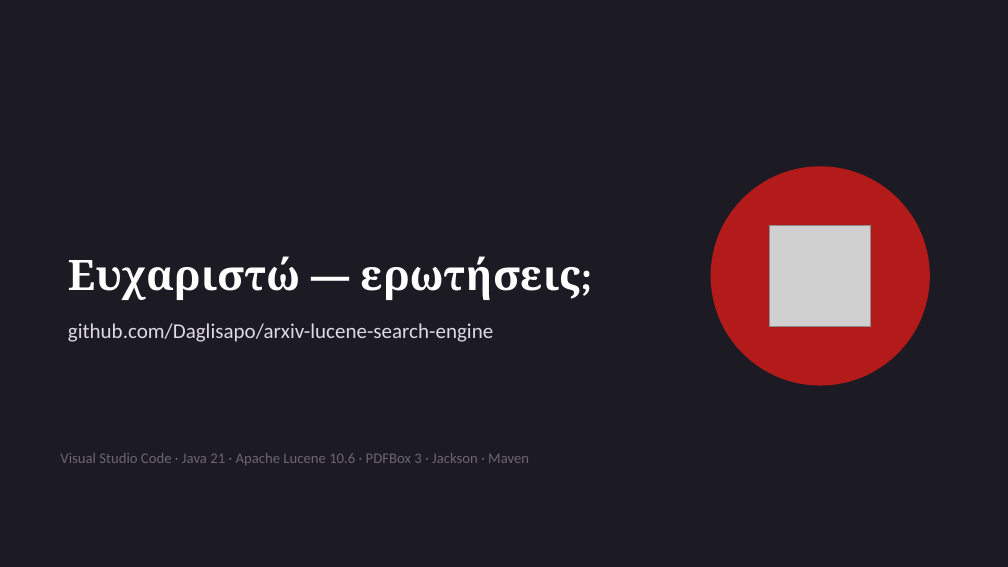
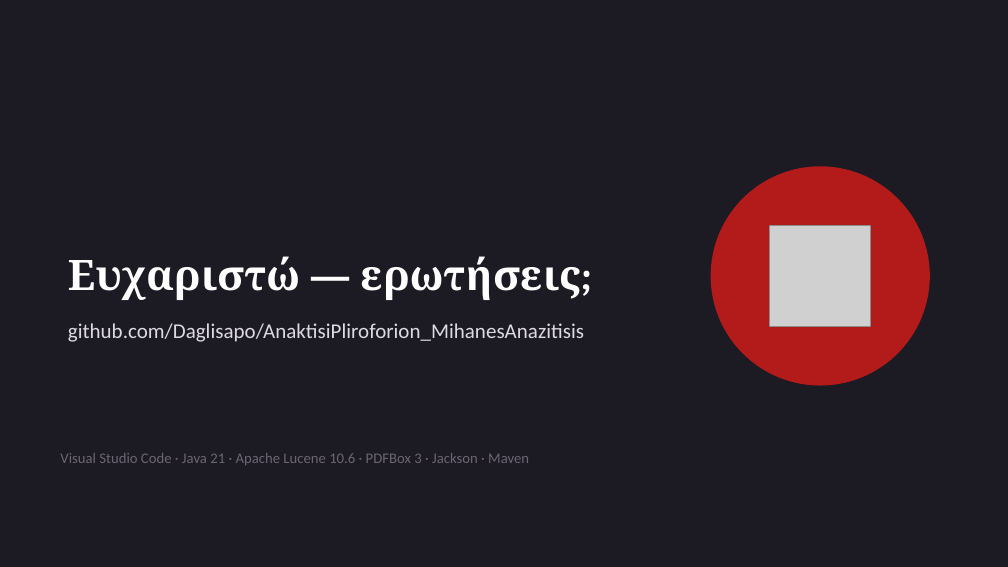
Before and after one commit to Daglisapo/AnaktisiPliroforion_MihanesAnazitisis, a slide deck: slide 9 of presentation.pptx. Drawn at 1008x567 pixels with LibreOffice and Linux fonts; fonts in the diff are those of the drawing; grey boxes stand for pictures. Boxes give left, top, right and bottom in pixels: in the first picture for what was removed or moved away, otherwise in the second. Text is boxed around its words. In the diff, an @@ line names an element or a change of style, - is before the commit and + after.

```diff
--- a/presentation.pptx
+++ b/presentation.pptx
@@ text at [68, 323, 584, 342]: text changed @@
-github.com/Daglisapo/arxiv-lucene-search-engine
+github.com/Daglisapo/AnaktisiPliroforion_MihanesAnazitisis
```
Also in this commit, not shown: 2 other slides changed, 1 other file.
